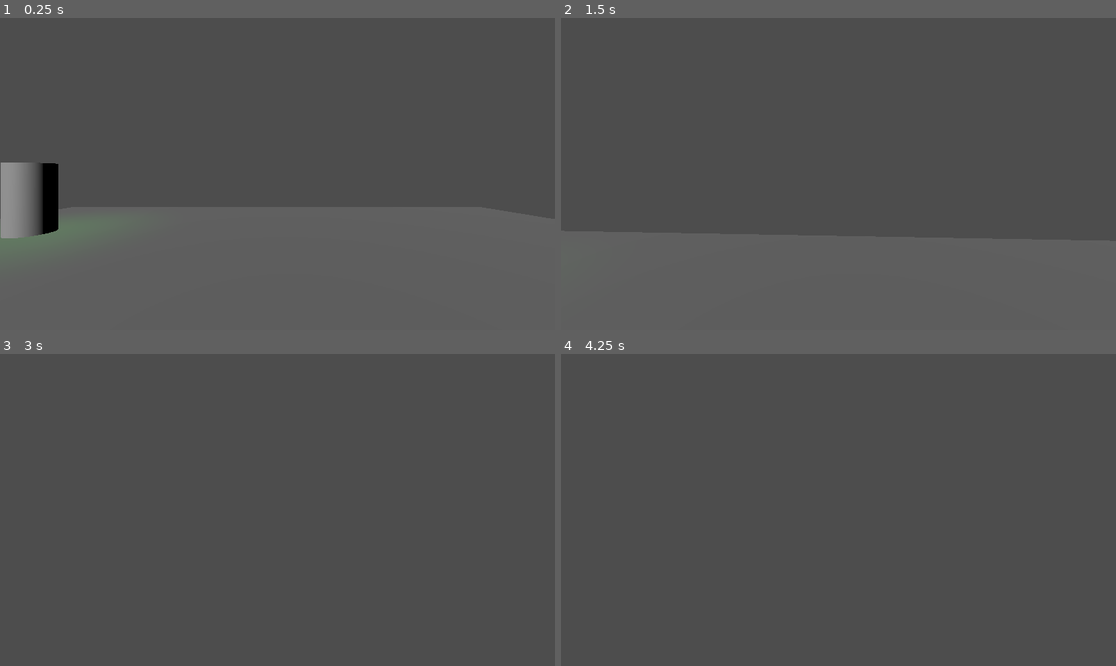
Above: before the commit, frames 1-4 (two rows, left to right).
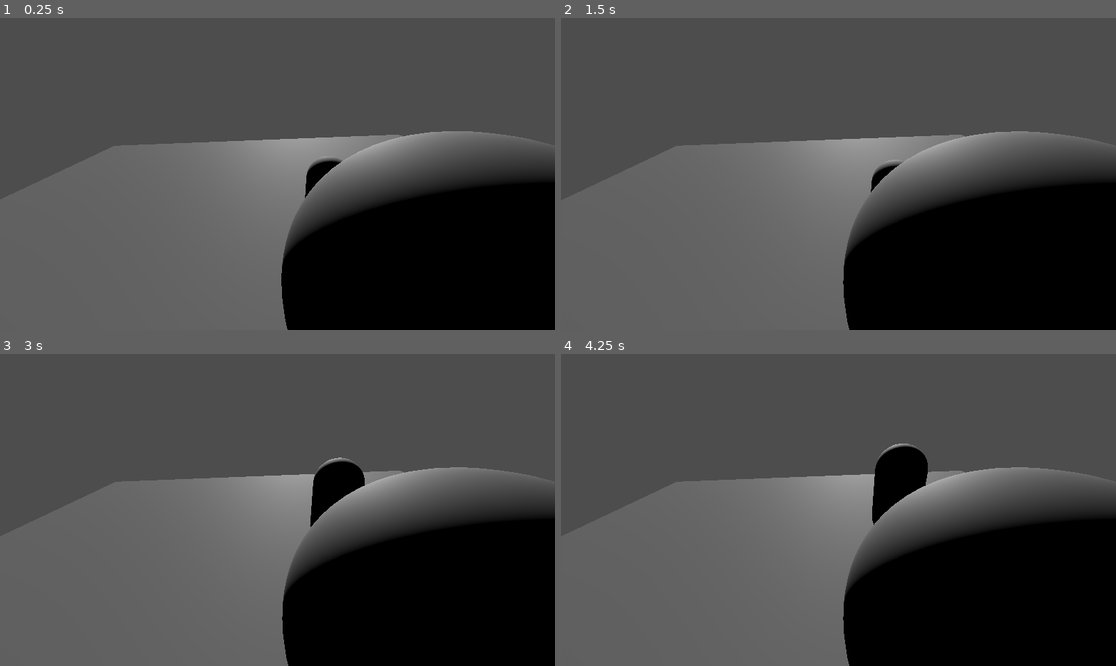
Above: after the commit, the same moments.

Repository: hadll/i-unno
Game: Godot game, scene res://scenes/playground.tscn
The game is run twice, just before and just after one commit, with the same random seed, the same clock (stepped at 60 frames per second) and the same inputs. This scene is started directly instead of the project's main scene.
Inputs (mouse positions are in pixels of both pictures, inside the frame that each line leads up to):
- Up to frame 1 (0.25 s): no input
- Up to frame 2 (1.5 s): tap Enter (ui_accept) at 0.5, 0.77 s; move the mouse to (866, 174) at 0.52 s; hold W (move_forward) from 0.53 s (still down); click (866, 174) at 0.67 s; move the mouse to (810, 174) at 1.27 s
- Up to frame 3 (3 s): keep holding W (move_forward); tap Enter (ui_accept) at 1.52, 2.75 s; move the mouse to (288, 503) at 2.02 s; move the mouse to (271, 516) at 2.77 s; click (271, 516) at 2.92 s
- Up to frame 4 (4.25 s): keep holding W (move_forward); tap Enter (ui_accept) at 3.02, 3.77 s; move the mouse to (877, 513) at 3.52 s

The runs differ from the first frame. In frame 1, 34% of the frame differs, in the area x 0-100%, y 36-100%; in frame 2, 34%; in frame 3, 38%; in frame 4, 38%, in the area x 17-100%, y 28-100%.

Commit message:
updated playground to demo list triggers

Diff:
--- a/scenes/playground.tscn
+++ b/scenes/playground.tscn
@@ -1,28 +1,34 @@
-[gd_scene format=3 uid="uid://dfl0ouravh1mb"]
+[gd_scene format=3 uid="uid://32vcejbkvioy"]
 
 [ext_resource type="Script" uid="uid://b635bb0hp26mg" path="res://scripts/level.gd" id="1_88rkb"]
-[ext_resource type="PackedScene" uid="uid://cuiqnc7ir6lns" path="res://scenes/player.tscn" id="2_8tsvv"]
+[ext_resource type="PackedScene" uid="uid://bw0eofbp5j2b2" path="res://scenes/Player.tscn" id="2_8tsvv"]
 [ext_resource type="PackedScene" uid="uid://cpp00pkiooqn" path="res://scenes/player_camera.tscn" id="3_t01tg"]
 [ext_resource type="PackedScene" uid="uid://byjmbm80d52dt" path="res://scenes/code_tower.tscn" id="4_8luvy"]
-[ext_resource type="Script" uid="uid://c2vlk0ij1eiwu" path="res://scripts/click_trigger_3d.gd" id="4_t01tg"]
-[ext_resource type="Script" uid="uid://daowwhg8fxkuo" path="res://scripts/debug_print.gd" id="5_gv6bp"]
 [ext_resource type="Script" uid="uid://56atenn0cf2b" path="res://scripts/key_trigger.gd" id="6_h8tnp"]
 [ext_resource type="Script" uid="uid://bvmwuhi6j156l" path="res://scripts/camera_angle.gd" id="6_pewrh"]
-[ext_resource type="Script" uid="uid://557bh1kgicsc" path="res://scripts/relay_trigger_3d.gd" id="7_8luvy"]
+[ext_resource type="Script" uid="uid://xlmuadquvy0u" path="res://scripts/list_trigger.gd" id="7_mrac1"]
+[ext_resource type="Script" uid="uid://q3t4j0k4xwsm" path="res://scripts/trigger.gd" id="8_2q4k0"]
+[ext_resource type="Script" uid="uid://bpj8ajinuuf45" path="res://scripts/auto_trigger.gd" id="8_x1amm"]
 
 [sub_resource type="WorldBoundaryShape3D" id="WorldBoundaryShape3D_8tsvv"]
 
 [sub_resource type="PlaneMesh" id="PlaneMesh_t01tg"]
 size = Vector2(20, 20)
 
-[sub_resource type="SphereShape3D" id="SphereShape3D_gv6bp"]
+[sub_resource type="BoxShape3D" id="BoxShape3D_2bfhc"]
+size = Vector3(25.140213, 4.0404663, 2.543457)
 
 [sub_resource type="SphereMesh" id="SphereMesh_pewrh"]
 
-[sub_resource type="InputEventKey" id="InputEventKey_ak4i2"]
+[sub_resource type="InputEventKey" id="InputEventKey_x1amm"]
 device = -1
-keycode = 69
-unicode = 101
+keycode = 68
+unicode = 100
+
+[sub_resource type="InputEventKey" id="InputEventKey_2q4k0"]
+device = -1
+keycode = 65
+unicode = 97
 
 [node name="Level" type="Node3D" unique_id=1723509510 node_paths=PackedStringArray("player", "player_camera")]
 script = ExtResource("1_88rkb")
@@ -49,43 +55,65 @@
 transform = Transform3D(1, 0, 0, 0, 1, 0, 0, 0, 1, 4.677983, 1.5287521, 0)
 
 [node name="CollisionShape3D" type="CollisionShape3D" parent="StaticBody3D2" unique_id=765521050]
-shape = SubResource("SphereShape3D_gv6bp")
+transform = Transform3D(1, 0, 0, 0, 1, 0, 0, 0, 1, -5.8069263, -0.036956787, -2.037729)
+shape = SubResource("BoxShape3D_2bfhc")
 
 [node name="MeshInstance3D" type="MeshInstance3D" parent="StaticBody3D2" unique_id=1455265288]
+transform = Transform3D(3.2616055, 0, 0, 0, 3.2616055, 0, 0, 0, 3.2616055, -4.726609, -0.07620382, -2.7438242)
 mesh = SubResource("SphereMesh_pewrh")
 
-[node name="ClickTrigger3D" type="Node3D" parent="StaticBody3D2" unique_id=2083440362 node_paths=PackedStringArray("collision_object")]
-script = ExtResource("4_t01tg")
-collision_object = NodePath("..")
-metadata/_custom_type_script = "uid://c2vlk0ij1eiwu"
+[node name="ListTrigger" type="Node3D" parent="StaticBody3D2" unique_id=1428575066 node_paths=PackedStringArray("triggers")]
+script = ExtResource("7_mrac1")
+triggers = {
+NodePath("../KeyTrigger(d)"): 1,
+NodePath("../KeyTrigger(a)"): -1
+}
+starting_index = 1
+wrap_index = false
+metadata/_custom_type_script = "uid://xlmuadquvy0u"
 
-[node name="DebugPrint" type="Node" parent="StaticBody3D2" unique_id=1834883741 node_paths=PackedStringArray("trigger")]
-script = ExtResource("5_gv6bp")
-trigger = NodePath("../ClickTrigger3D")
-metadata/_custom_type_script = "uid://daowwhg8fxkuo"
+[node name="Trigger2" type="Node3D" parent="StaticBody3D2/ListTrigger" unique_id=1393818805]
+script = ExtResource("8_2q4k0")
+metadata/_custom_type_script = "uid://q3t4j0k4xwsm"
 
-[node name="DebugPrint2" type="Node" parent="StaticBody3D2" unique_id=396005682 node_paths=PackedStringArray("trigger")]
-script = ExtResource("5_gv6bp")
-trigger = NodePath("../KeyTrigger3D")
-metadata/_custom_type_script = "uid://daowwhg8fxkuo"
+[node name="AutoTrigger" type="Node3D" parent="StaticBody3D2/ListTrigger" unique_id=982999199]
+script = ExtResource("8_x1amm")
+behavior = 1
+metadata/_custom_type_script = "uid://bpj8ajinuuf45"
 
-[node name="KeyTrigger3D" type="Node3D" parent="StaticBody3D2" unique_id=2054366890 node_paths=PackedStringArray("collision_object")]
+[node name="Trigger3" type="Node3D" parent="StaticBody3D2/ListTrigger" unique_id=637113099]
+script = ExtResource("8_2q4k0")
+metadata/_custom_type_script = "uid://q3t4j0k4xwsm"
+
+[node name="KeyTrigger(d)" type="Node3D" parent="StaticBody3D2" unique_id=380262093 node_paths=PackedStringArray("collision_object")]
 script = ExtResource("6_h8tnp")
-button = SubResource("InputEventKey_ak4i2")
+button = SubResource("InputEventKey_x1amm")
 collision_object = NodePath("..")
 metadata/_custom_type_script = "uid://56atenn0cf2b"
 
-[node name="RelayTrigger" type="Node3D" parent="StaticBody3D2" unique_id=2098003373 node_paths=PackedStringArray("triggers")]
-script = ExtResource("7_8luvy")
-condition = 0
-triggers = [NodePath("../ClickTrigger3D"), NodePath("../KeyTrigger3D")]
-metadata/_custom_type_script = "uid://557bh1kgicsc"
+[node name="KeyTrigger(a)" type="Node3D" parent="StaticBody3D2" unique_id=1493445759 node_paths=PackedStringArray("collision_object")]
+script = ExtResource("6_h8tnp")
+button = SubResource("InputEventKey_2q4k0")
+collision_object = NodePath("..")
+metadata/_custom_type_script = "uid://56atenn0cf2b"
 
 [node name="DirectionalLight3D" type="DirectionalLight3D" parent="." unique_id=326908244]
 transform = Transform3D(0.96888196, 0.06710882, -0.23825234, 0.029179046, 0.9248675, 0.3791687, 0.2457974, -0.37432158, 0.8941292, 0, 14.024906, 0)
 
 [node name="CameraAngle" type="Node3D" parent="." unique_id=1162482808 node_paths=PackedStringArray("trigger")]
-transform = Transform3D(-0.9868557, -0.063867316, 0.1484479, 0, 0.9185912, 0.39520895, -0.1616039, 0.3900143, -0.9065168, 5.256095, 3.4371996, -3.481444)
+transform = Transform3D(-0.12773255, -0.06386733, -0.98974997, -0.39512223, 0.91859114, -0.00828287, 0.90970474, 0.39001423, -0.1425694, 2.6985497, 3.715285, -4.555227)
 script = ExtResource("6_pewrh")
-trigger = NodePath("../StaticBody3D2/RelayTrigger")
+trigger = NodePath("../StaticBody3D2/ListTrigger/Trigger2")
 metadata/_custom_type_script = "uid://bvmwuhi6j156l"
+
+[node name="CameraAngle2" type="Node3D" parent="." unique_id=1387913572 node_paths=PackedStringArray("trigger")]
+transform = Transform3D(-0.9868557, -0.063867316, 0.1484479, 0, 0.9185912, 0.39520895, -0.1616039, 0.3900143, -0.9065168, 1.8685744, 3.4371996, -4.036172)
+script = ExtResource("6_pewrh")
+trigger = NodePath("../StaticBody3D2/ListTrigger/AutoTrigger")
+metadata/_custom_type_script = "uid://bvmwuhi6j156l"
+
+[node name="CameraAngle3" type="Node3D" parent="." unique_id=46787041 node_paths=PackedStringArray("trigger")]
+transform = Transform3D(0.22521883, -0.06386733, 0.97221243, 0.39399707, 0.91859114, -0.030926973, -0.8910907, 0.3900143, 0.23204756, 1.2980375, 3.7093298, -4.770542)
+script = ExtResource("6_pewrh")
+trigger = NodePath("../StaticBody3D2/ListTrigger/Trigger3")
+metadata/_custom_type_script = "uid://bvmwuhi6j156l"
